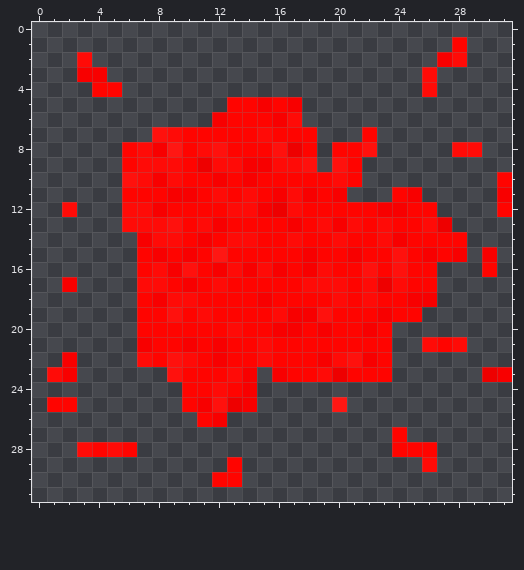
Edited in one commit: pixel-art sprite (Assets/Sprite/tache.png). Above is the file before it was changed.
The file is 64x64 pixels, drawn in blocks of 2x2; one block is one cell here. Colours within 5 levels of each other are drawn and written as one.
New version:
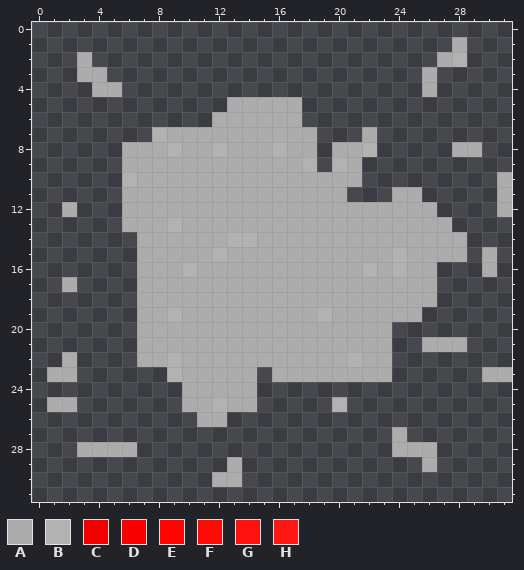
Palette (. is transparent): A #acacac  B #b2b2b2  C #ee0000  D #f80000  E #ff0400  F #ff0b07  G #ff110d  H #ff1713
Diff:
Changed rows in their new state; - is an unchanged pixel.
first column x 1:
 1 ---------------------------A---
 2 --A-----------------------AB---
 3 --AA---------------------A-----
 4 ---AA--------------------A-----
 5 ------------AAAAA--------------
 6 -----------AAAAAA--------------
 7 -------BAAAAAAAAAA---A---------
 8 -----AAABAABAAABAA-AAB-----AA--
 9 -----AAAAAAAAAAAAB-BA----------
10 -----BAAAAAAAAAAAAAAA---------A
11 -----AAAAAAAAAAAAAAA---AA-----A
12 -A---AAAAAAAAAAAAAAAAAAAAA----A
13 -----AAABAAAAAAAAAAAAAAAAAA----
14 ------AAAAAABBAAAAAAAAAAAAAA---
15 ------AAAAABAAAAAAAAAAABAAAA-A-
16 ------AAABAAAAAAAAAAABABAA---A-
17 -A----AAAAAAAAAAAAAAAAAAAA-----
18 ------AAAAAAAAAAAAAAAAAAAA-----
19 ------AABAAAAAAAAABAAAAAA------
20 ------AAAAAAAAAAAAAAAAA--------
21 ------AAAAAAAAAAAAAAAAA--AAA---
22 -A----AABAAAAAAAAAAABAA--------
23 AA------BAAAAA-AAAAAAAA------AA
24 ---------AAAAA-----------------
25 AA-------AABAA-----B-----------
26 ----------AA-------------------
27 -----------------------A-------
28 --AAAA-----------------AAA-----
29 ------------A------------A-----
30 -----------AA------------------
Boxes around the changes in both pictures, in picture pixels (x1, y1, x2, y2):
changed: (47, 37, 512, 487)
